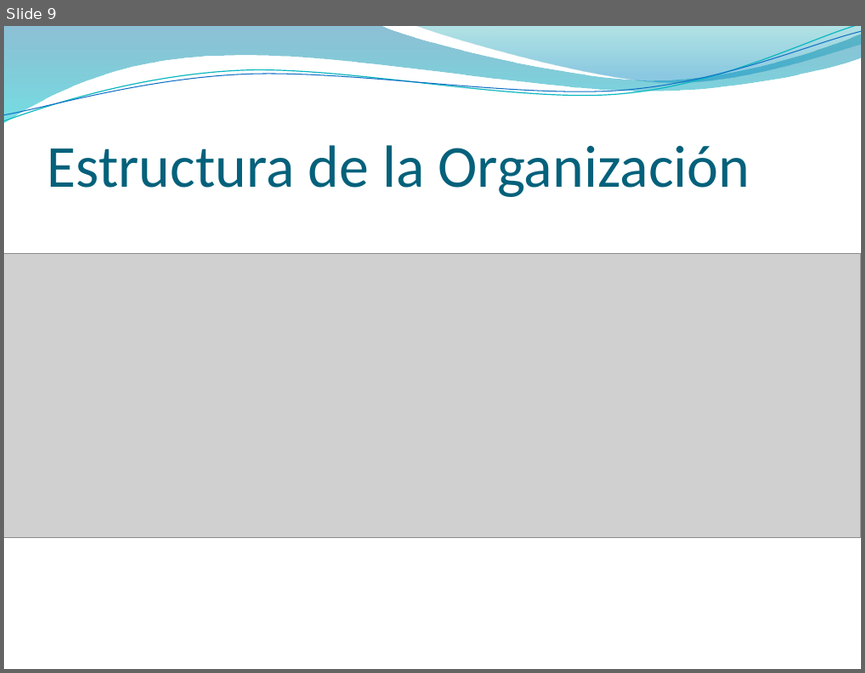
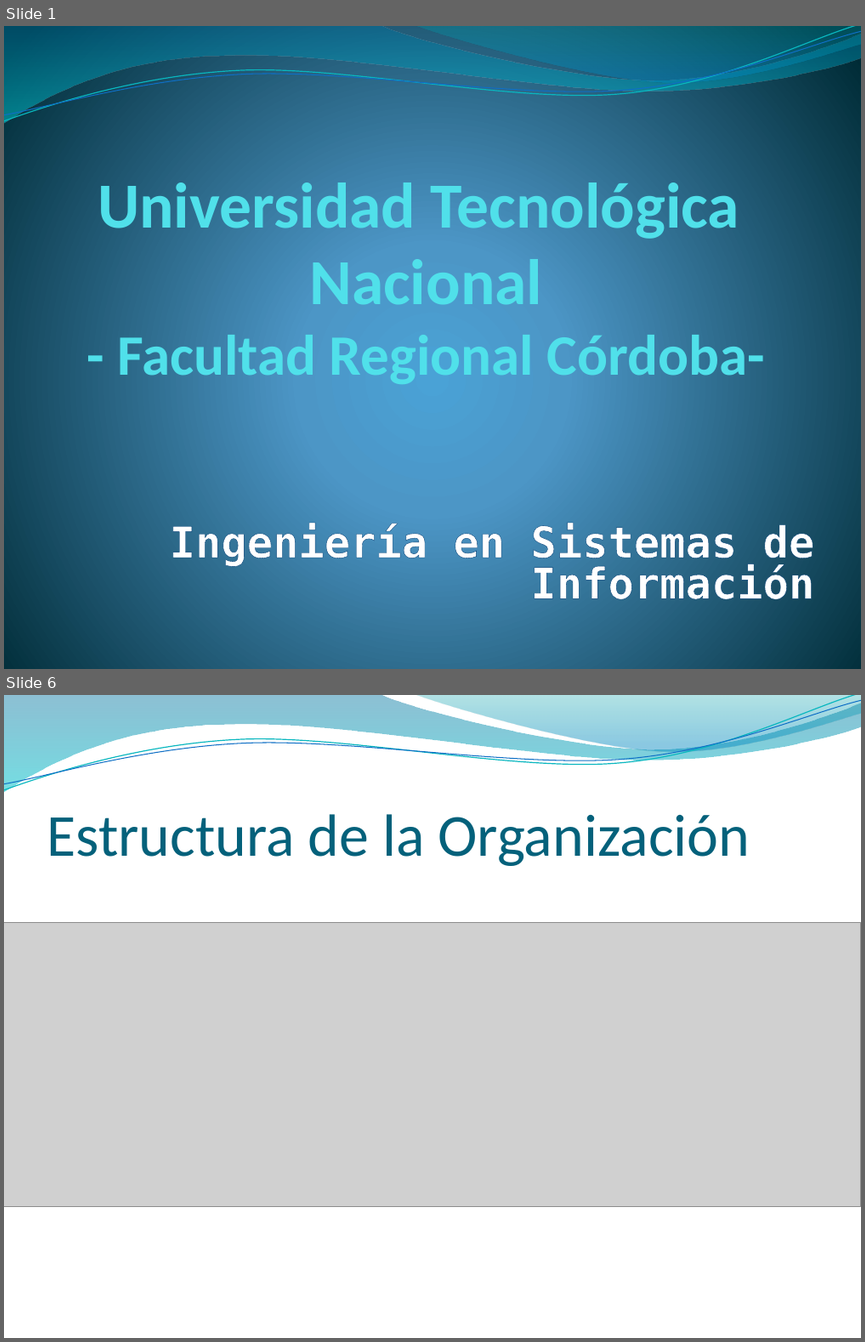
Before and after one commit to NinoMolina/metalurgica, a slide deck: 04_presentaciones/01_InfPreliminar_ModeloNegocio.pptx. Shown one above the other, each under a label of ours: slide 9 before the commit, slides 1 and 6 after it; the slides between them are not shown. The pictures are 865x673 and 865x1342 pixels, drawn with LibreOffice and Linux fonts; fonts in the diff are those of the drawing; grey boxes stand for pictures; background and template pictures are left out. Boxes give left, top, right and bottom in pixels: in the first picture for what was removed or moved away, otherwise in the second. Text is boxed around its words. In the diff, an @@ line names an element or a change of style, - is before the commit and + after.

```diff
--- a/04_presentaciones/01_InfPreliminar_ModeloNegocio.pptx
+++ b/04_presentaciones/01_InfPreliminar_ModeloNegocio.pptx
@@ slide 1 added at (x1=4, y1=26, x2=861, y2=669), background gradient #4AA0D6 to #4C98C7 to #002C38; not listed: 4 template elements that a slide beside it also shows @@
@@ title added at (x1=98, y1=174, x2=765, y2=388), 54 pt, text #51E0EA, bold @@
+Universidad Tecnológica
+Nacional
+- Facultad Regional Córdoba-
@@ subtitle added at (x1=170, y1=522, x2=815, y2=608), 36 pt, text #FFFFFF, bold @@
+Ingeniería en Sistemas de Información
@@ what was slide 9 is now slide 6 @@
```
Also in this commit, not shown: 4 slides changed, 28 other slides added, 10 slides removed.
